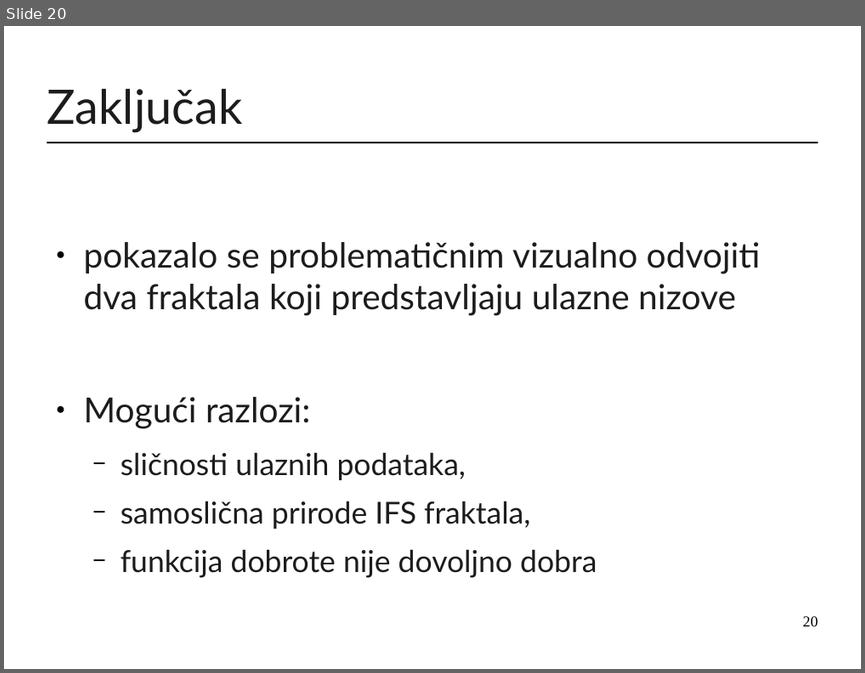
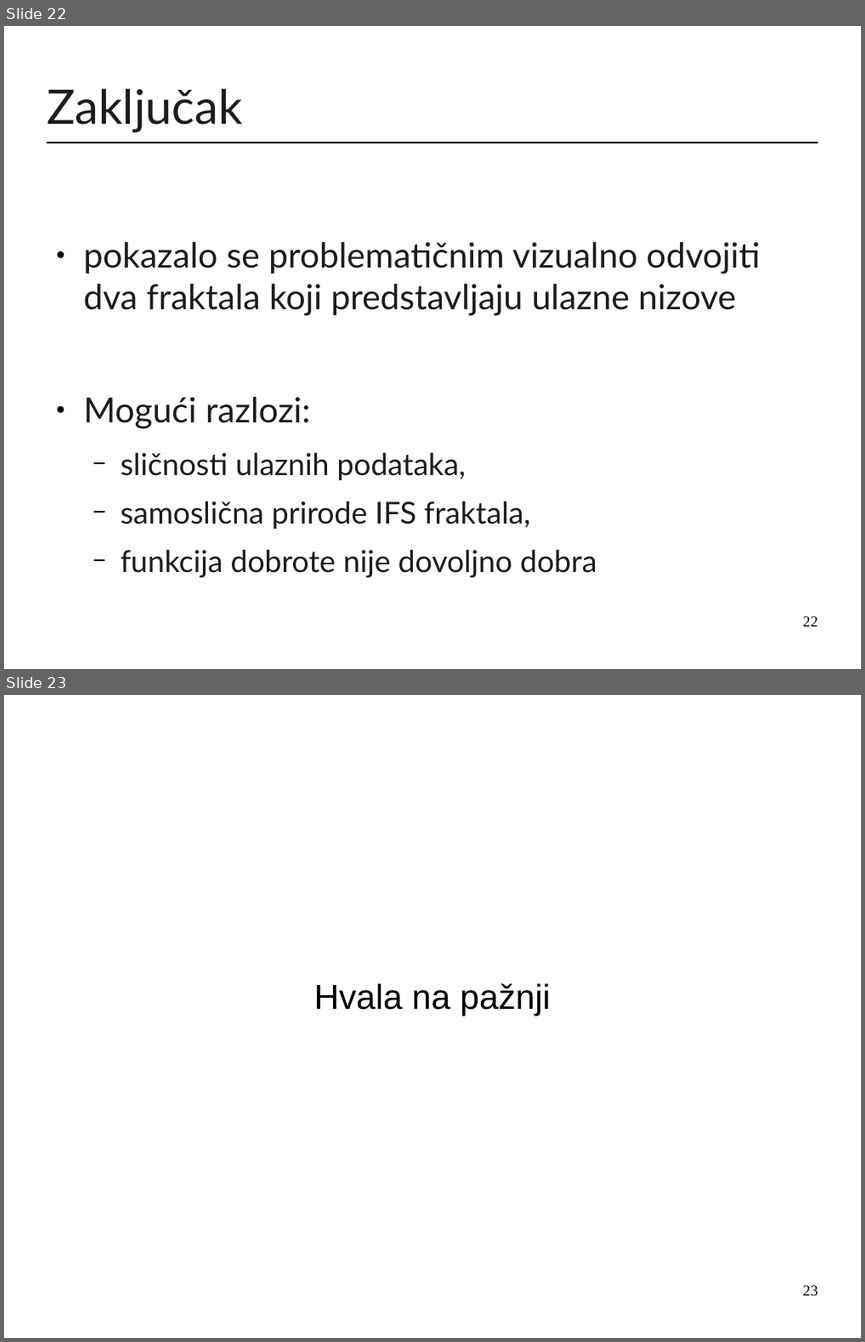
Before and after one commit to mirjamsk/DNAdrivenIFS, a slide deck: CD_bundle/prezentacija.odp. Shown one above the other, each under a label of ours: slide 20 before the commit, slides 22 and 23 after it. The pictures are 865x673 and 865x1342 pixels, drawn with LibreOffice and Linux fonts; fonts in the diff are those of the drawing. Boxes give left, top, right and bottom in pixels: in the first picture for what was removed or moved away, otherwise in the second. Text is boxed around its words. In the diff, an @@ line names an element or a change of style, - is before the commit and + after.

```diff
--- a/CD_bundle/prezentacija.odp
+++ b/CD_bundle/prezentacija.odp
@@ slide 23 added at (4, 695, 861, 1338), background #FFFFFF @@
@@ subtitle added at (314, 983, 550, 1015), 32 pt, text #000000 @@
+Hvala na pažnji
@@ page number added at (803, 1285, 818, 1295), 14 pt, text #000000 @@
+23
@@ what was slide 20 is now slide 22 @@
@@ page number at (803, 616, 818, 626): text changed @@
-20
+22
```
Also in this commit, not shown: 5 slides changed, 3 other slides added, 1 other file.
